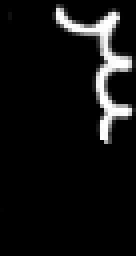
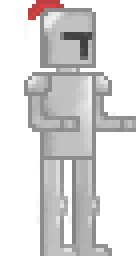
Revision of a layered (136, 256) image; what changed, layer by layer:
showed "Dmg Test 1" over [0, 0, 136, 256]
showed group "Character" (26 layers) over [0, 0, 136, 256]
showed group "Leeeegs" (3 layers) over [36, 160, 112, 256]
renamed "Layer 11" to "Blast", hid it, opacity 100% → 25%, moved it above "Layer 1", painted on it over [0, 0, 136, 256]
hid "Layer 1" over [0, 0, 136, 256]
